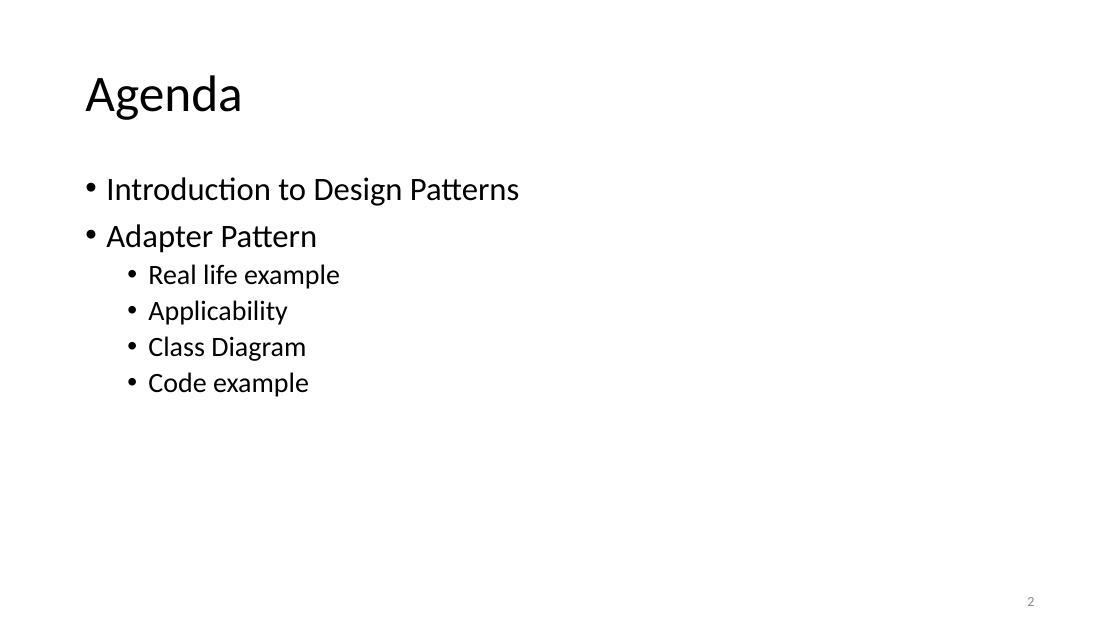
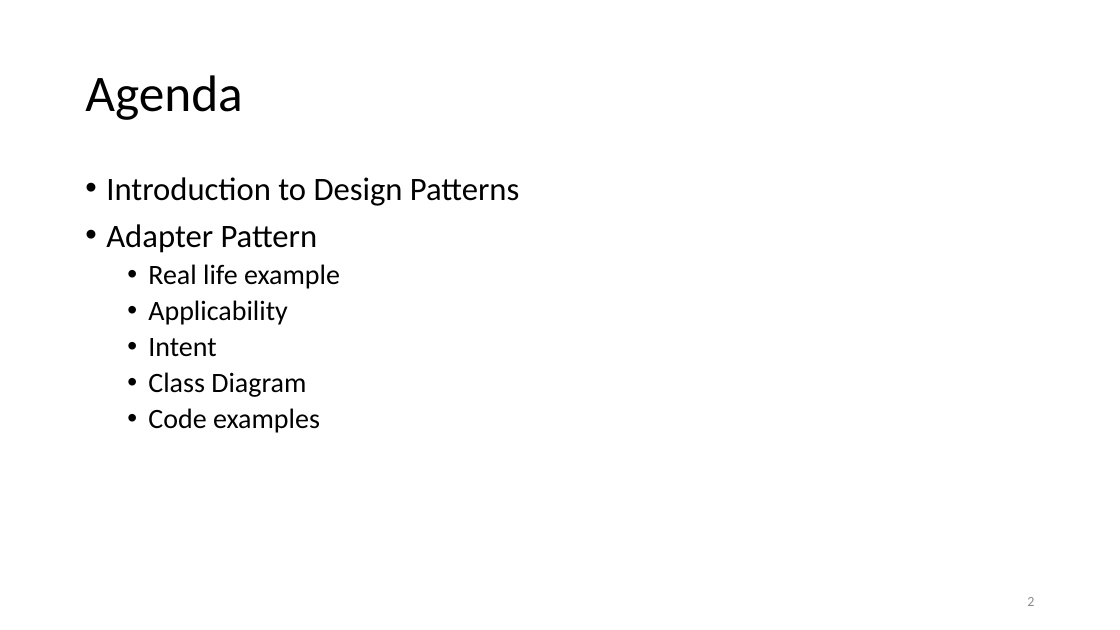
Before and after one commit to esziger/design_patterns, a slide deck: slide 2 of DP01_Into_And_Adapter_Pattern.pptx. Drawn at 1120x630 pixels with LibreOffice and Linux fonts; fonts in the diff are those of the drawing. Boxes give left, top, right and bottom in pixels: in the first picture for what was removed or moved away, otherwise in the second. Text is boxed around its words. In the diff, an @@ line names an element or a change of style, - is before the commit and + after.

Commit message:
Some updates to the ppt.

```diff
--- a/DP01_Into_And_Adapter_Pattern.pptx
+++ b/DP01_Into_And_Adapter_Pattern.pptx
@@ text at box(148, 338, 216, 357): paragraph added @@
+  • Intent
@@ text at box(148, 408, 320, 433): text changed @@
-  • Code example
+  • Code examples
```
